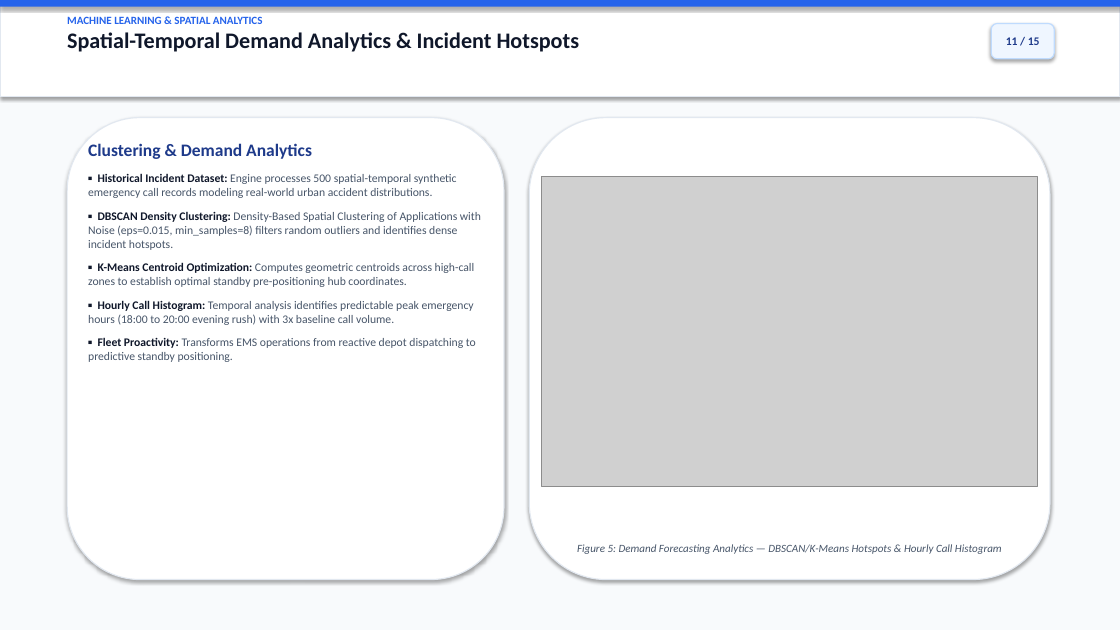
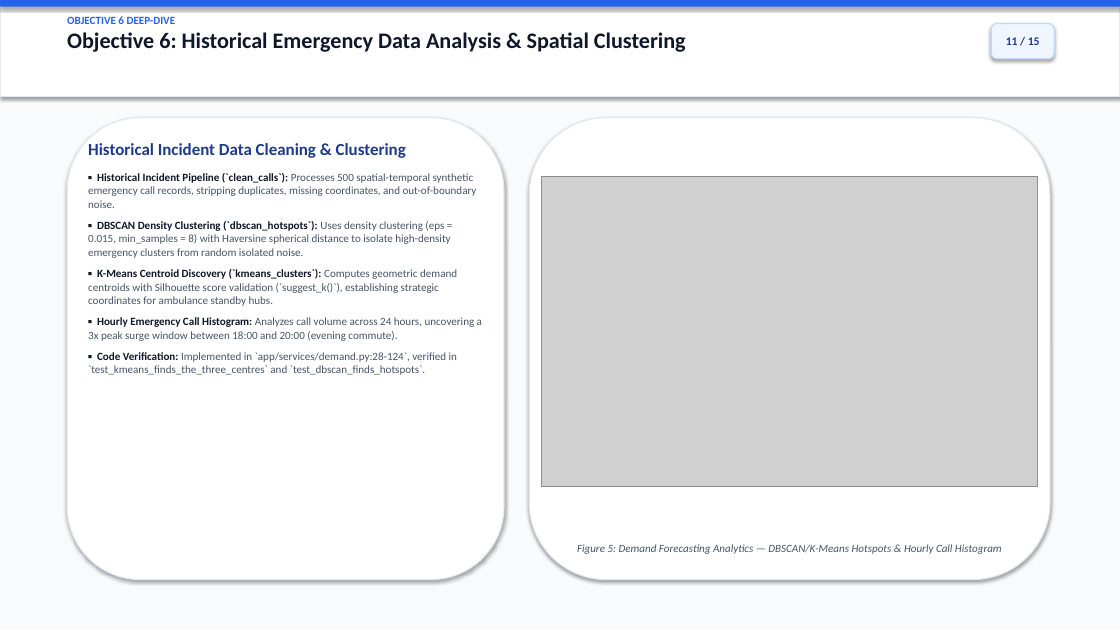
Before and after one commit to Irfans8896/ambulance-dispatch-optimizer, a slide deck: slide 11 of Ambulance_Dispatch_Route_Optimizer_Presentation.pptx. Drawn at 1120x630 pixels with LibreOffice and Linux fonts; fonts in the diff are those of the drawing; grey boxes stand for pictures. Boxes give left, top, right and bottom in pixels: in the first picture for what was removed or moved away, otherwise in the second. Text is boxed around its words. In the diff, an @@ line names an element or a change of style, - is before the commit and + after.

Commit message:
docs: restructure 15-slide presentation to focus directly on 8 core project objectives

```diff
--- a/Ambulance_Dispatch_Route_Optimizer_Presentation.pptx
+++ b/Ambulance_Dispatch_Route_Optimizer_Presentation.pptx
@@ text at box(67, 16, 686, 52): text changed @@
-MACHINE LEARNING & SPATIAL ANALYTICS
-Spatial-Temporal Demand Analytics & Incident Hotspots
+OBJECTIVE 6 DEEP-DIVE
+Objective 6: Historical Emergency Data Analysis & Spatial Clustering
@@ text at box(88, 143, 482, 375): text changed; size 10 to 9.5 pt @@
-Clustering & Demand Analytics
-▪ Historical Incident Dataset: Engine processes 500 spatial-temporal synthetic emergency call records modeling real-world urban accident distributions.
-▪ DBSCAN Density Clustering: Density-Based Spatial Clustering of Applications with Noise (eps=0.015, min_samples=8) filters random outliers and identifies dense incident hotspots.
-▪ K-Means Centroid Optimization: Computes geometric centroids across high-call zones to establish optimal standby pre-positioning hub coordinates.
-▪ Hourly Call Histogram: Temporal analysis identifies predictable peak emergency hours (18:00 to 20:00 evening rush) with 3x baseline call volume.
-▪ Fleet Proactivity: Transforms EMS operations from reactive depot dispatching to predictive standby positioning.
+Historical Incident Data Cleaning & Clustering
+▪ Historical Incident Pipeline (`clean_calls`): Processes 500 spatial-temporal synthetic emergency call records, stripping duplicates, missing coordinates, and out-of-boundary noise.
+▪ DBSCAN Density Clustering (`dbscan_hotspots`): Uses density clustering (eps = 0.015, min_samples = 8) with Haversine spherical distance to isolate high-density emergency clusters from random isolated noise.
+▪ K-Means Centroid Discovery (`kmeans_clusters`): Computes geometric demand centroids with Silhouette score validation (`suggest_k()`), establishing strategic coordinates for ambulance standby hubs.
+▪ Hourly Emergency Call Histogram: Analyzes call volume across 24 hours, uncovering a 3x peak surge window between 18:00 and 20:00 (evening commute).
+▪ Code Verification: Implemented in `app/services/demand.py:28-124`, verified in `test_kmeans_finds_the_three_centres` and `test_dbscan_finds_hotspots`.
```
Also in this commit, not shown: 8 other slides changed, 6 slides added, 6 slides removed, 2 other files.
